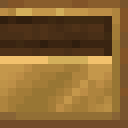
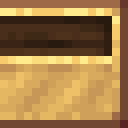
Layer changes from the first 128px x 128px image to the second:
added layer "Calque copié #2" above "Calque copié #1" over [left=0, top=56, right=112, bottom=112]
added layer "Calque copié #1" above "Calque copié" over [left=0, top=0, right=128, bottom=128]
hid "Calque copié" over [left=0, top=56, right=112, bottom=112]
hid "monitor_advanced_35.png" over [left=0, top=0, right=128, bottom=128]
